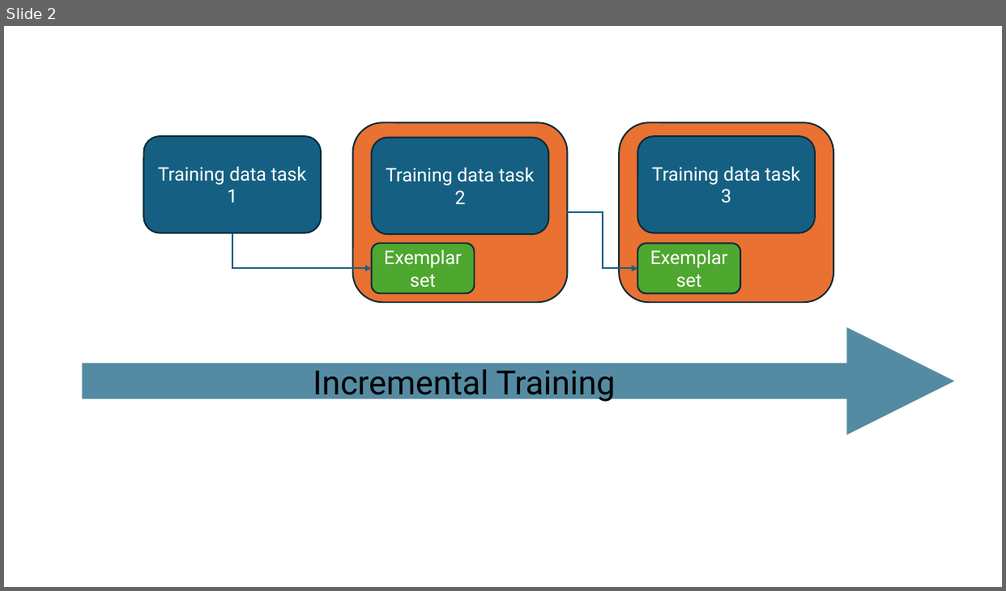
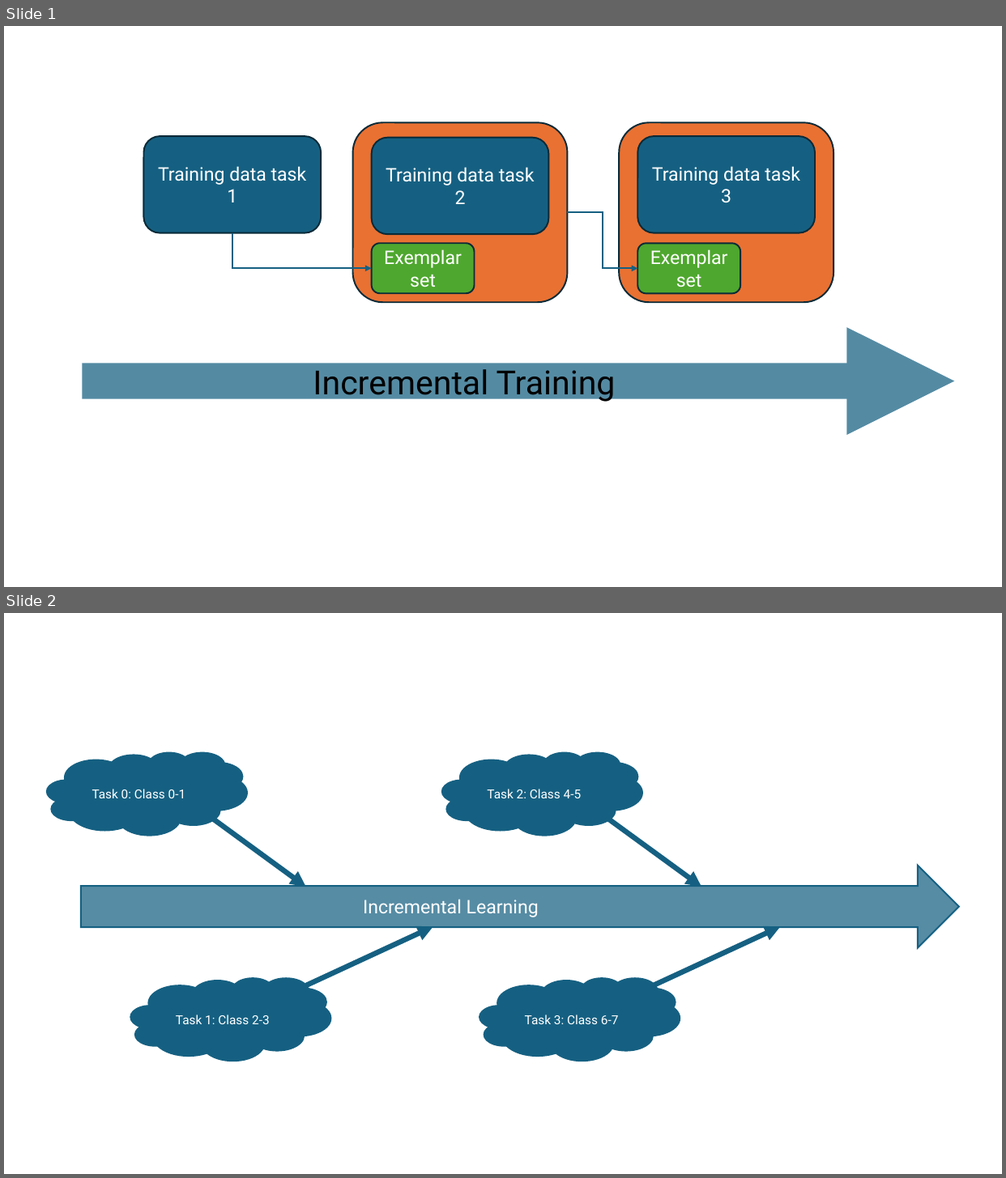
Before and after one commit to NguyenQuangMinh0504/CIL_NIDS, a slide deck: Media/Figure.pptx. Shown one above the other, each under a label of ours: slide 2 before the commit, slides 1 and 2 after it. The pictures are 1006x591 and 1006x1178 pixels, drawn with LibreOffice and Linux fonts; fonts in the diff are those of the drawing. Boxes give left, top, right and bottom in pixels: in the first picture for what was removed or moved away, otherwise in the second. Text is boxed around its words. In the diff, an @@ line names an element or a change of style, - is before the commit and + after.

```diff
--- a/Media/Figure.pptx
+++ b/Media/Figure.pptx
@@ slide 2 added at box(4, 613, 1002, 1174), background #FFFFFF @@
@@ group added at box(47, 752, 959, 1061): 5 texts, 4 clouds, 4 arrows, 1 right arrow @@
+Task 2: Class 4-5
+Incremental Learning
+Task 1: Class 2-3
+Task 0: Class 0-1
+Task 3: Class 6-7
@@ what was slide 2 is now slide 1 @@
```
Also in this commit, not shown: 3 other slides added, 1 slide removed, 9 other files.
